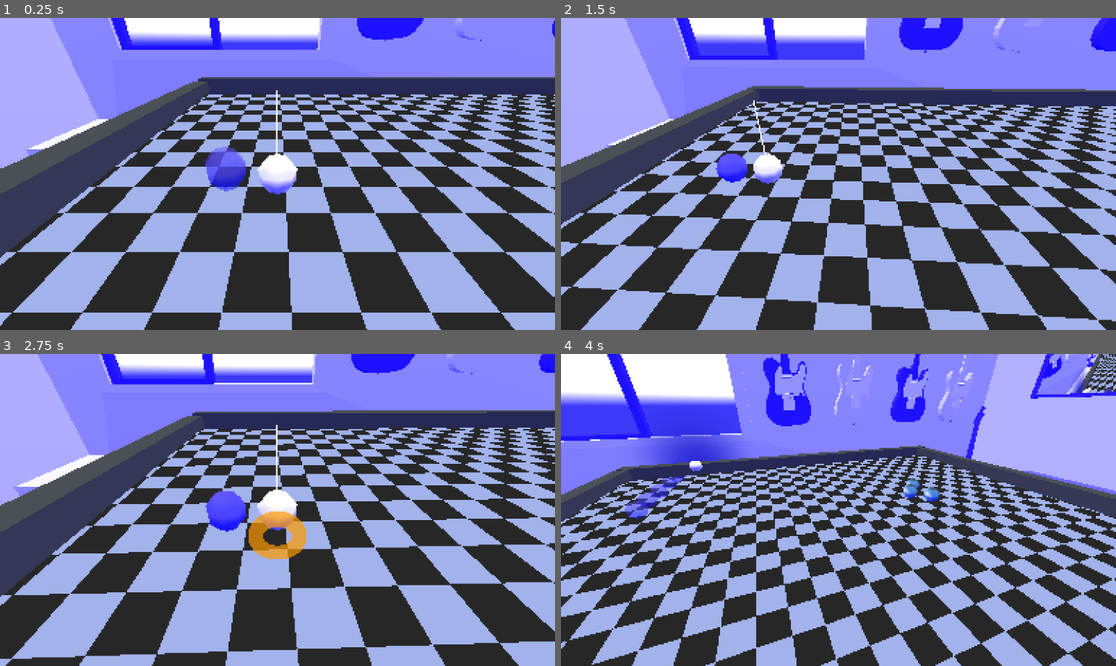
Above: before the commit, frames 1-4 (two rows, left to right).
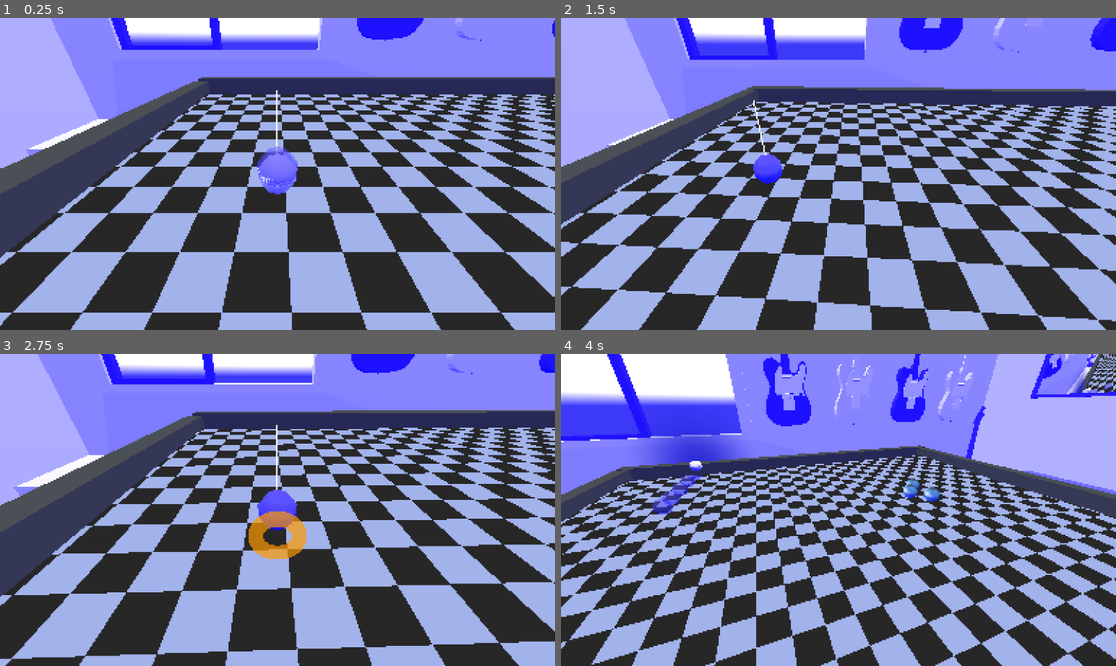
Above: after the commit, the same moments.

Repository: Urteusz/Ballatro
Game: Godot game, scene res://scenes/node_3d.tscn
Same seed, same stepped clock (60 frames per second), same inputs: the game is played once before the commit and once after it. The engine's default icon, where the game draws it, is replaced by a stand-in: a white triangle on a blue panel in a dark square.
Inputs (mouse positions are in pixels of both pictures, inside the frame that each line leads up to):
- Up to frame 1 (0.25 s): no input
- Up to frame 2 (1.5 s): move the mouse to (866, 174) at 0.52 s; hold D (next_camera_target) 0.53-1.28 s; move the mouse to (810, 174) at 1.27 s; tap A (previous_camera_target) at 1.35 s
- Up to frame 3 (2.75 s): move the mouse to (288, 503) at 2.02 s; hold W (push_ball) from 2.03 s (still down)
- Up to frame 4 (4 s): move the mouse to (832, 516) at 2.77 s; release W (push_ball) at 2.78 s; tap Tab (toggle_mouse_capture) at 2.85 s; move the mouse to (1005, 556) at 3.52 s; hold D (next_camera_target) from 3.53 s (still down)

The runs differ from the first frame. In frame 1, 1.5% of the frame differs, in the area x 36-54%, y 41-56%; in frame 2, 0.8%; in frame 3, 1.4%; in frame 4, 1.0%.

Commit message:
Zapomnialem zapisac scene

Diff:
--- a/scenes/node_3d.tscn
+++ b/scenes/node_3d.tscn
@@ -74,7 +74,6 @@
 shading_mode = 0
 
 [sub_resource type="ParticleProcessMaterial" id="ParticleProcessMaterial_1enmr"]
-emission_shape_offset = Vector3(0, 0, -1.245)
 gravity = Vector3(0, 0, 0)
 
 [sub_resource type="StandardMaterial3D" id="StandardMaterial3D_1enmr"]
